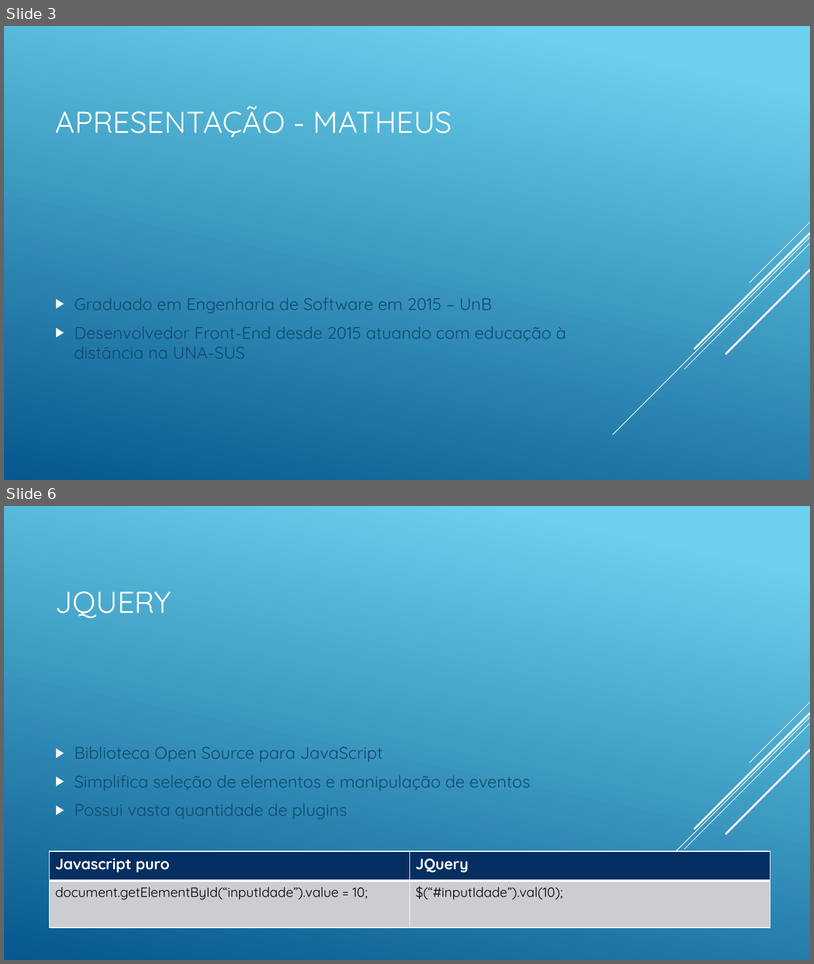
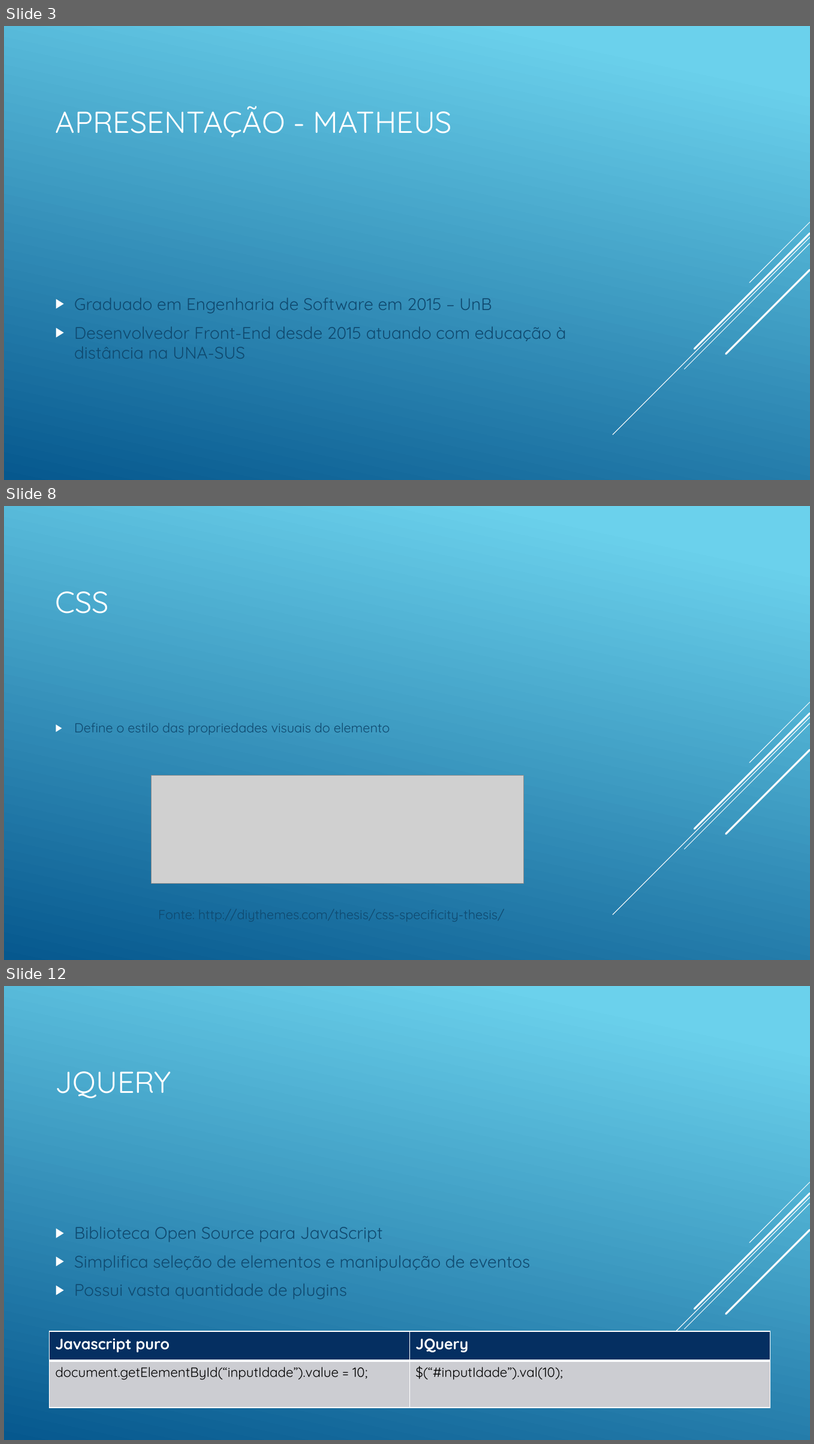
Before and after one commit to matheustristao/AulaFrontEnd, a slide deck: front-end.pptx. Shown one above the other, each under a label of ours: slides 3 and 6 before the commit, slides 3, 8 and 12 after it; the slides between them are not shown. The pictures are 814x964 and 814x1444 pixels, drawn with LibreOffice and Linux fonts; fonts in the diff are those of the drawing; grey boxes stand for pictures. Boxes give left, top, right and bottom in pixels: in the first picture for what was removed or moved away, otherwise in the second. Text is boxed around its words. In the diff, an @@ line names an element or a change of style, - is before the commit and + after.

```diff
--- a/front-end.pptx
+++ b/front-end.pptx
@@ slide 8 added at (x1=4, y1=506, x2=810, y2=960), background gradient #6ED2EB to #06588E; not listed: 5 template elements that a slide beside it also shows @@
@@ title added at (x1=56, y1=591, x2=110, y2=613), 36 pt, text #FFFFFF @@
+CSS
@@ text added at (x1=74, y1=723, x2=505, y2=921), 15.5 pt, text #0F496F @@
+▶ Define o estilo das propriedades visuais do elemento
+Fonte: http://diythemes.com/thesis/css-specificity-thesis/
@@ picture added at (x1=151, y1=775, x2=524, y2=883) @@
@@ what was slide 6 is now slide 12 @@
```
Also in this commit, not shown: 1 slide changed, 7 other slides added, 1 slide removed, 1 other file.
